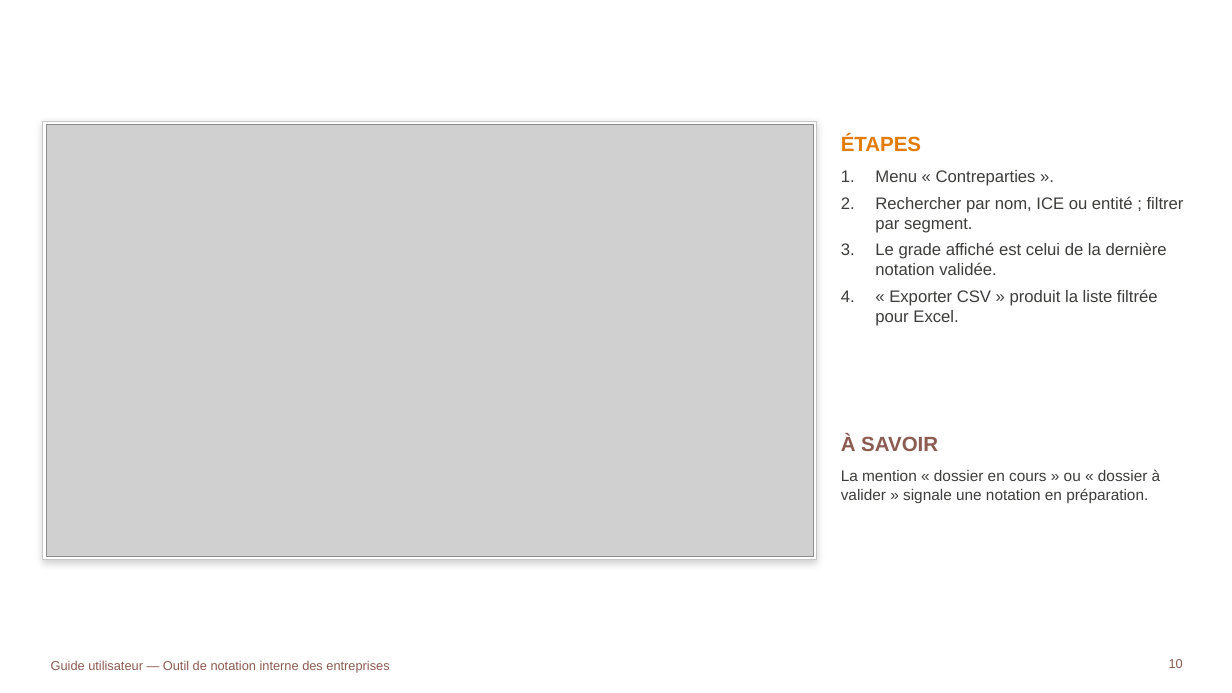
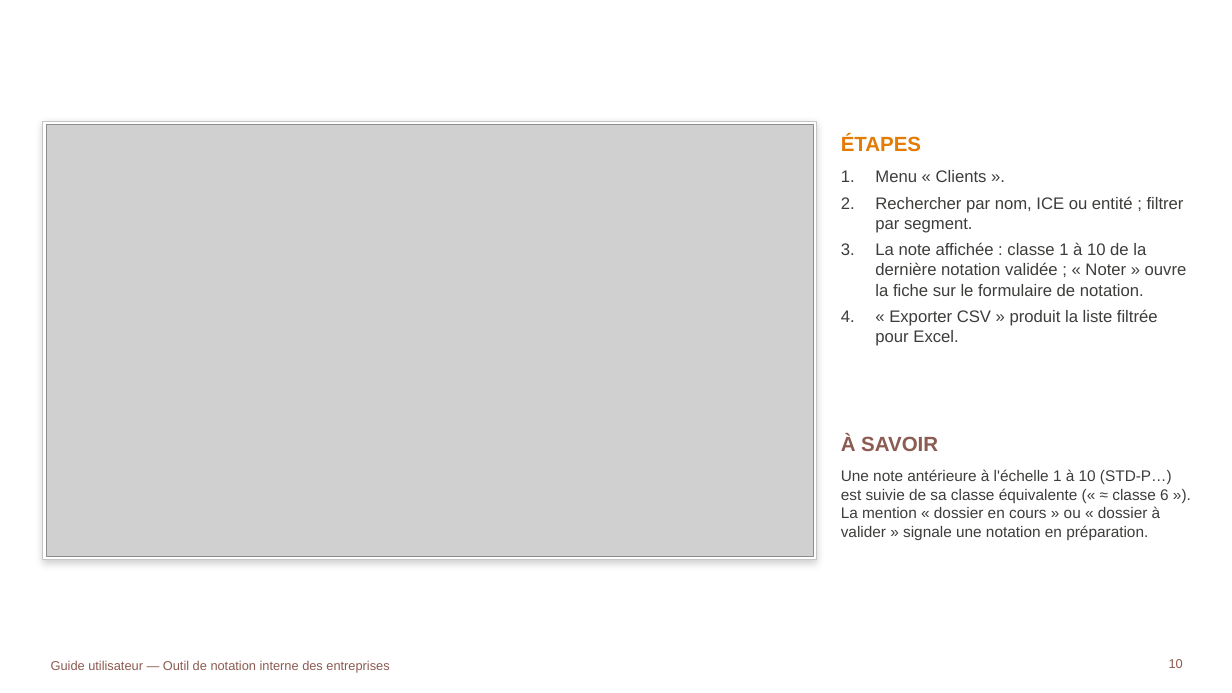
Before and after one commit to tariqeddoumi/Entreprise-scoring-cl, a slide deck: slide 10 of docs/guides/Guide_utilisateur_outil_notation.pptx. Drawn at 1232x693 pixels with LibreOffice and Linux fonts; fonts in the diff are those of the drawing; grey boxes stand for pictures; background and template pictures are left out. Boxes give left, top, right and bottom in pixels: in the first picture for what was removed or moved away, otherwise in the second. Text is boxed around its words. In the diff, an @@ line names an element or a change of style, - is before the commit and + after.

```diff
--- a/docs/guides/Guide_utilisateur_outil_notation.pptx
+++ b/docs/guides/Guide_utilisateur_outil_notation.pptx
@@ text at box(875, 170, 987, 182): text changed @@
-1. Menu « Contreparties ».
+1. Menu « Clients ».
@@ text at box(875, 242, 1187, 296): text changed @@
-3. Le grade affiché est celui de la dernière notation validée.
+3. La note affichée : classe 1 à 10 de la dernière notation validée ; « Noter » ouvre la fiche sur le formulaire de notation.
@@ text at box(841, 469, 1172, 540): text changed @@
-La mention « dossier en cours » ou « dossier à valider » signale une notation en préparation.
+Une note antérieure à l'échelle 1 à 10 (STD-P…) est suivie de sa classe équivalente (« ≈ classe 6 »). La mention « dossier en cours » ou « dossier à valider » signale une notation en préparation.
```
Also in this commit, not shown: 22 other slides changed, 2 slides added, 26 other files.
